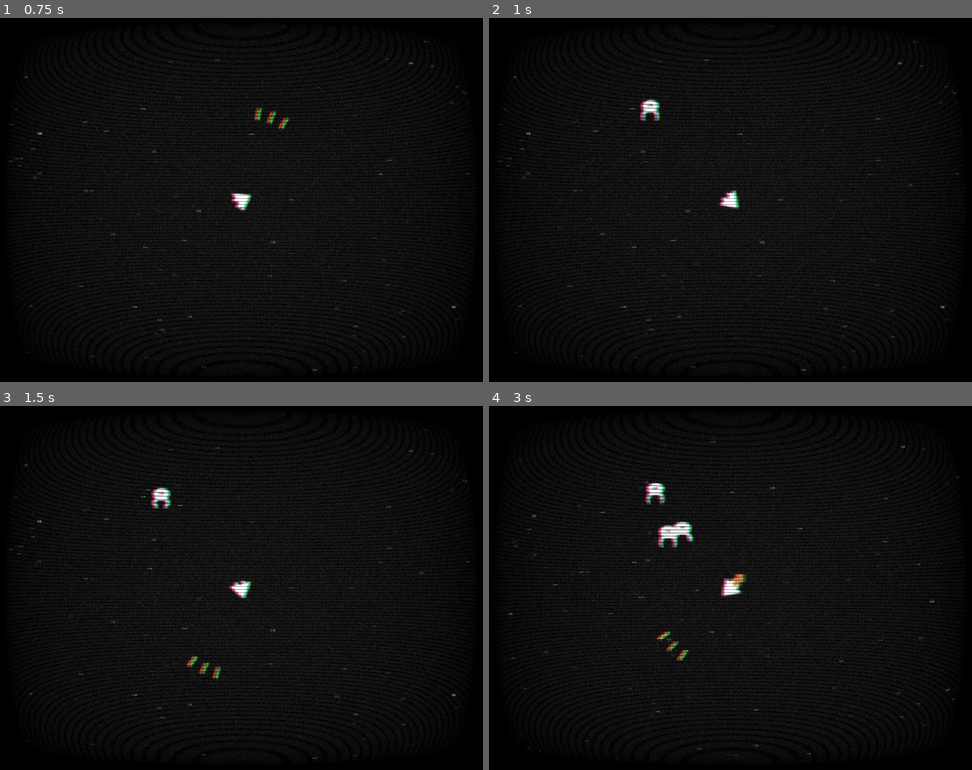
Above: before the commit, frames 1-4 (two rows, left to right).
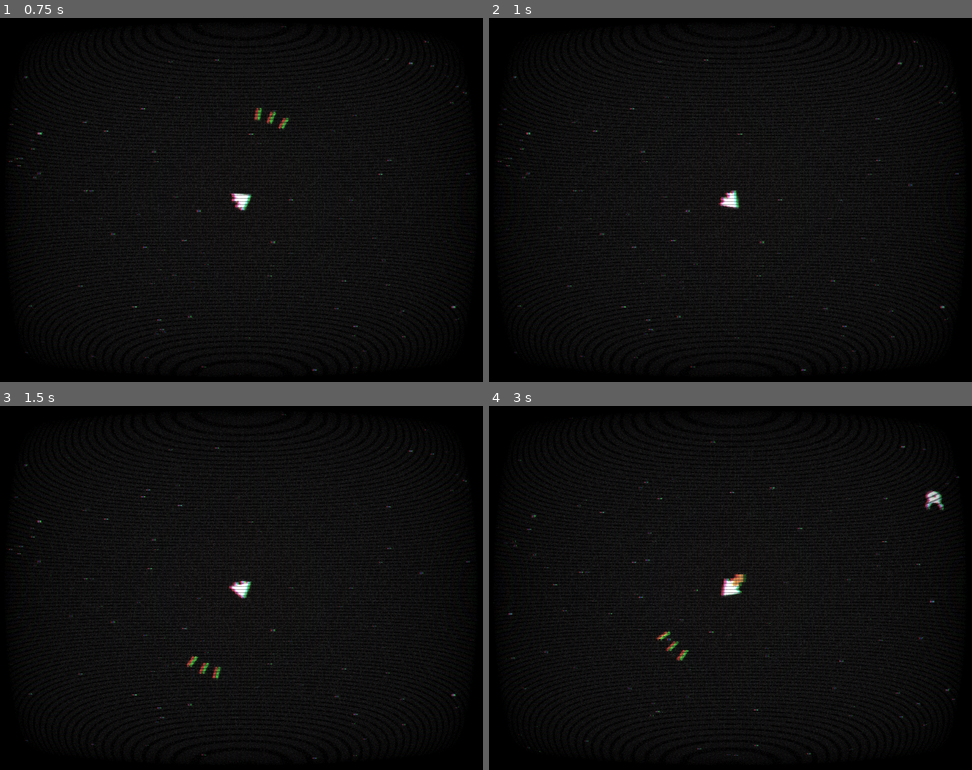
Above: after the commit, the same moments.

Repository: saveas/Kosmos
Game: Godot game, scene res://Scenes/World.tscn
Same seed, same stepped clock (60 frames per second), same inputs: the game is played once before the commit and once after it.
Inputs:
- Up to frame 1 (0.75 s): tap Enter at 0.5 s; hold Right (ui_right) from 0.53 s (still down); tap Z (shoot) at 0.6 s
- Up to frame 2 (1 s): keep holding Right (ui_right)
- Up to frame 3 (1.5 s): release Right (ui_right) at 1.28 s; hold Left (ui_left) from 1.28 s (still down); tap Z (shoot) at 1.35 s
- Up to frame 4 (3 s): release Left (ui_left) at 2.03 s; hold Right (ui_right) 2.03-2.78 s; tap Z (shoot) at 2.1, 2.85 s; hold Up (ui_up) from 2.78 s (still down)

Frame 1 is identical in both runs. In frame 2, 0.2% of the frame differs, in the area x 31-36%, y 22-29%; in frame 3, 0.2%; in frame 4, 0.7%, in the area x 32-95%, y 21-39%.

Commit message:
enemies now follow player

Diff:
--- a/Scenes/Bullet.tscn
+++ b/Scenes/Bullet.tscn
@@ -3,7 +3,7 @@
 [ext_resource path="res://Scripts/Bullet.gd" type="Script" id=1]
 
 [sub_resource type="RectangleShape2D" id=1]
-extents = Vector2( 9.5, 2 )
+extents = Vector2( 10, 3 )
 
 [node name="Bullet" type="KinematicBody2D"]
 collision_layer = 2
@@ -11,7 +11,7 @@
 script = ExtResource( 1 )
 
 [node name="CollisionShape2D" type="CollisionShape2D" parent="."]
-position = Vector2( 7.5, 0 )
+position = Vector2( 8, 0 )
 shape = SubResource( 1 )
 
 [node name="ColorRect" type="ColorRect" parent="."]
--- a/Scenes/World.tscn
+++ b/Scenes/World.tscn
@@ -264,7 +264,7 @@
 [node name="World" type="Node2D"]
 script = ExtResource( 3 )
 
-[node name="Spaceship" parent="." instance=ExtResource( 1 )]
+[node name="Spaceship" parent="." groups=["SpaceShip"] instance=ExtResource( 1 )]
 position = Vector2( 298, 271 )
 
 [node name="Camera2D" type="Camera2D" parent="Spaceship"]
--- a/Scripts/Enemy.gd
+++ b/Scripts/Enemy.gd
@@ -1,9 +1,11 @@
 extends KinematicBody2D
-
+var velocity: Vector2
 
 func _ready():
 	add_to_group("enemies")
+	print(get_tree().get_nodes_in_group("SpaceShip")[0].position)
 
 
 func _physics_process(delta):
-	pass
+	velocity = (get_tree().get_nodes_in_group("SpaceShip")[0].position - position).normalized()
+	move_and_collide(velocity)
--- a/Scripts/World.gd
+++ b/Scripts/World.gd
@@ -11,7 +11,11 @@
 	timer.start()
 
 func spawn_enemy():
+	var is_valid_spawn_pos = false
 	var enemy =  Enemy.instance()
 	var camera_pos = get_node("Spaceship/Camera2D").get_camera_position()
-	enemy.position=Vector2(rng.randi_range(camera_pos.x-300, camera_pos.x+300),rng.randi_range(camera_pos.y-300, camera_pos.y+300))
-	get_parent().add_child(enemy)
+	while not is_valid_spawn_pos:
+		enemy.position=Vector2(rng.randi_range(camera_pos.x-600, camera_pos.x+600),rng.randi_range(camera_pos.y-600, camera_pos.y+600))
+		if enemy.position.distance_to(camera_pos)>400:
+			get_parent().add_child(enemy)
+			is_valid_spawn_pos = true
